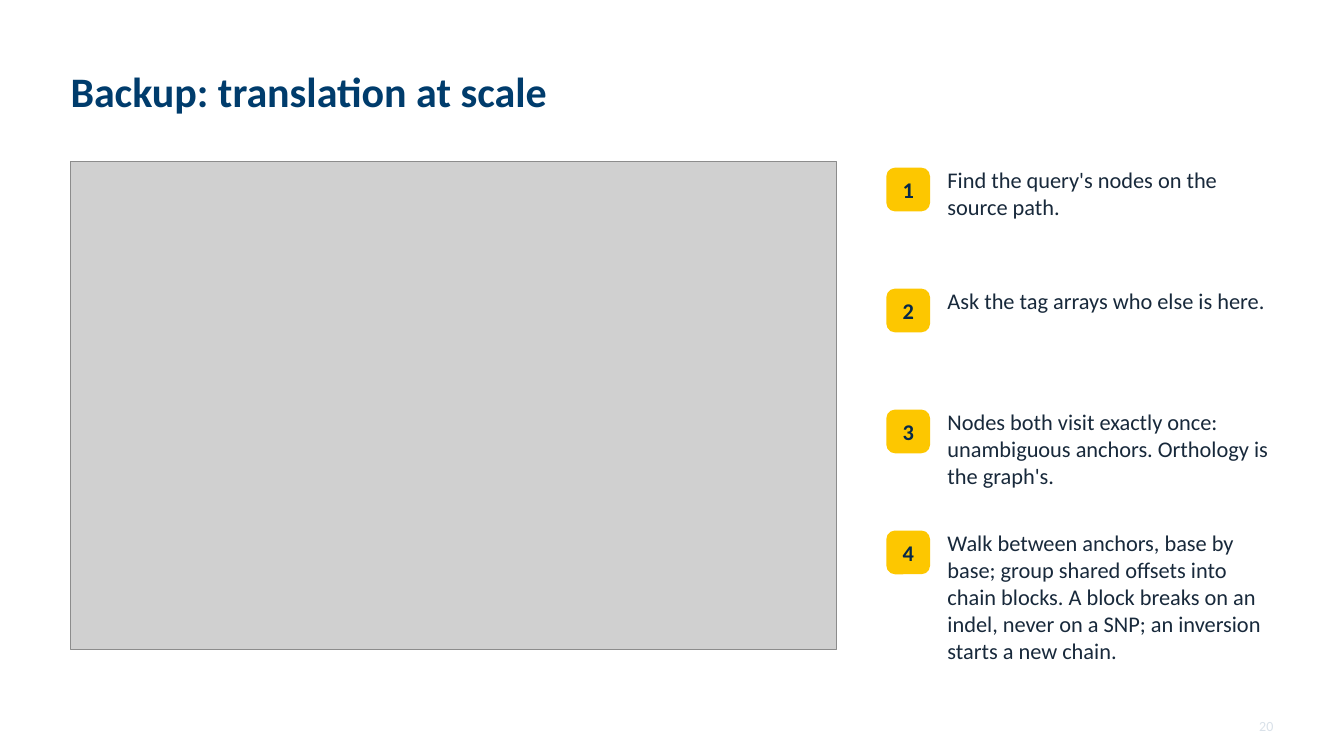
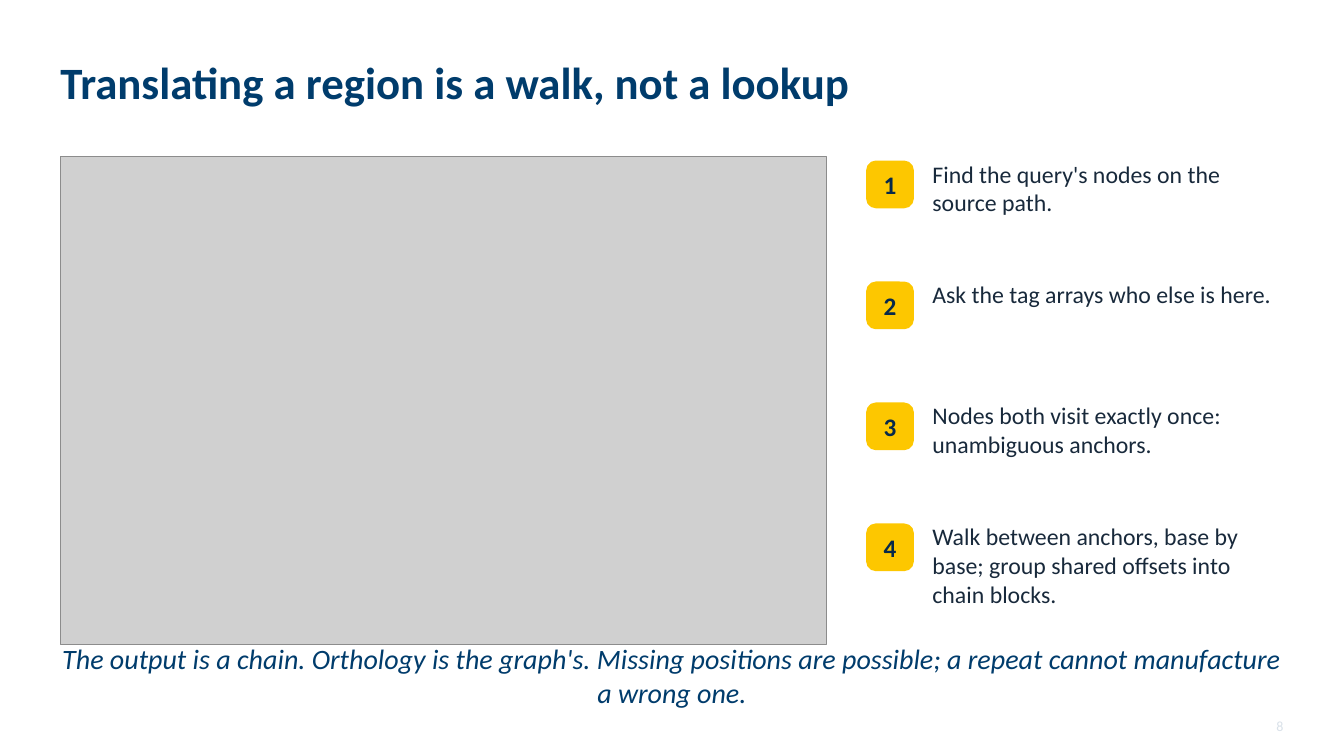
Before and after one commit to parsaeskandar/hprc_2026_poster, a slide deck: slide 8 of talk/HPRC2026_talk.pptx (slide 20 before the commit). Drawn at 1344x756 pixels with LibreOffice and Linux fonts; fonts in the diff are those of the drawing; grey boxes stand for pictures. Boxes give left, top, right and bottom in pixels: in the first picture for what was removed or moved away, otherwise in the second. Text is boxed around its words. In the diff, an @@ line names an element or a change of style, - is before the commit and + after.

```diff
--- a/talk/HPRC2026_talk.pptx
+++ b/talk/HPRC2026_talk.pptx
@@ text added at box(60, 67, 849, 107), 32 pt, text #003C6C, bold @@
+Translating a region is a walk, not a lookup
@@ text removed at box(71, 77, 547, 114) @@
-Backup: translation at scale
@@ picture: place and size @@
-picture at box(71, 161, 837, 649)
+picture at box(60, 156, 827, 644)
@@ text "1": place and size @@
-text "1" at box(903, 183, 914, 198)
+text "1" at box(884, 177, 897, 194)
@@ rounded rectangle: place and size @@
-rounded rectangle at box(887, 168, 930, 211)
+rounded rectangle at box(867, 161, 913, 208)
@@ text "Find the query's nodes on ...": place and size @@
-text "Find the query's nodes on ..." at box(947, 172, 1217, 219)
+text "Find the query's nodes on ..." at box(932, 166, 1220, 215)
@@ text "Find the query's nodes on ..." at box(932, 166, 1220, 215): size 16 to 17 pt @@
@@ text "2": place and size @@
-text "2" at box(903, 304, 914, 319)
+text "2" at box(884, 298, 897, 315)
@@ rounded rectangle: place and size @@
-rounded rectangle at box(887, 289, 930, 332)
+rounded rectangle at box(867, 282, 913, 329)
@@ text "Ask the tag arrays who ..." at box(932, 286, 1270, 307): size 16 to 17 pt @@
@@ text "Ask the tag arrays who ...": place and size @@
-text "Ask the tag arrays who ..." at box(947, 293, 1264, 313)
+text "Ask the tag arrays who ..." at box(932, 286, 1270, 307)
@@ size 16 to 18 pt in 4 elements at box(884, 540, 897, 557), box(884, 177, 897, 194), box(884, 298, 897, 315), box(884, 419, 897, 436) @@
@@ text "3": place and size @@
-text "3" at box(903, 425, 914, 440)
+text "3" at box(884, 419, 897, 436)
@@ proportions changed in 4 elements at box(867, 524, 913, 571), box(867, 161, 913, 208), box(867, 282, 913, 329), box(867, 403, 913, 450) @@
@@ rounded rectangle: place and size @@
-rounded rectangle at box(887, 410, 930, 453)
+rounded rectangle at box(867, 403, 913, 450)
@@ text at box(932, 407, 1220, 457): text changed; size 16 to 17 pt @@
-Nodes both visit exactly once: unambiguous anchors. Orthology is the graph's.
+Nodes both visit exactly once: unambiguous anchors.
@@ text "4": place and size @@
-text "4" at box(903, 546, 914, 561)
+text "4" at box(884, 540, 897, 557)
@@ rounded rectangle: place and size @@
-rounded rectangle at box(887, 531, 930, 574)
+rounded rectangle at box(867, 524, 913, 571)
@@ text at box(932, 528, 1238, 603): text changed; size 16 to 17 pt @@
-Walk between anchors, base by base; group shared offsets into chain blocks. A block breaks on an indel, never on a SNP; an inversion starts a new chain.
+Walk between anchors, base by base; group shared offsets into chain blocks.
@@ text added at box(62, 649, 1280, 708), 20 pt, text #003C6C, italic @@
+The output is a chain. Orthology is the graph's. Missing positions are possible; a repeat cannot manufacture a wrong one.
```
Also in this commit, not shown: 17 other slides changed, 6 slides added, 5 slides removed, 3 other files.
